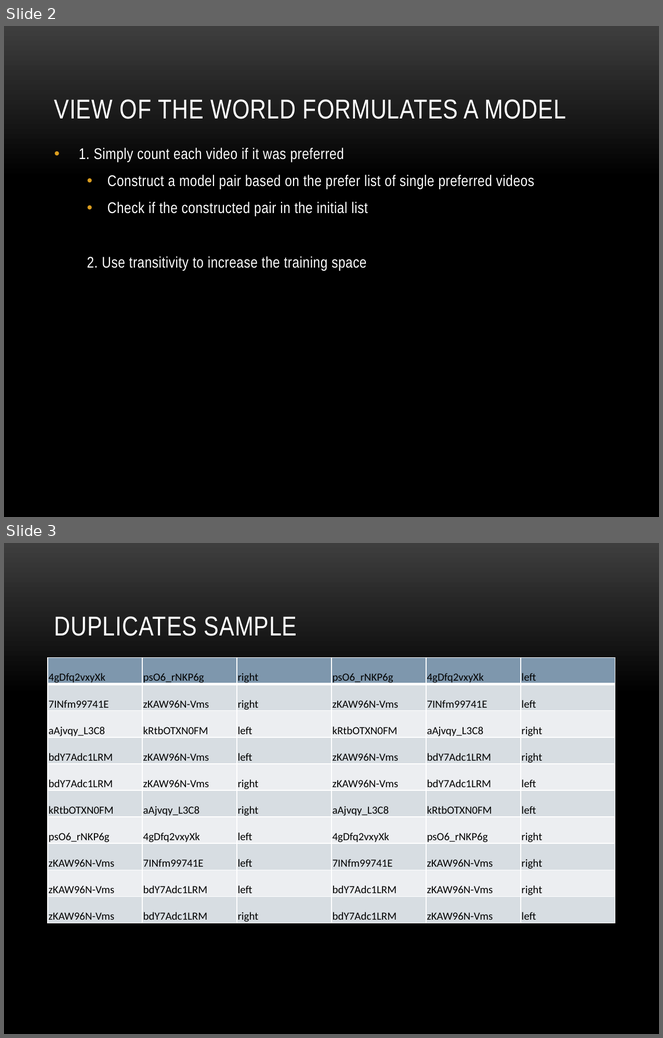
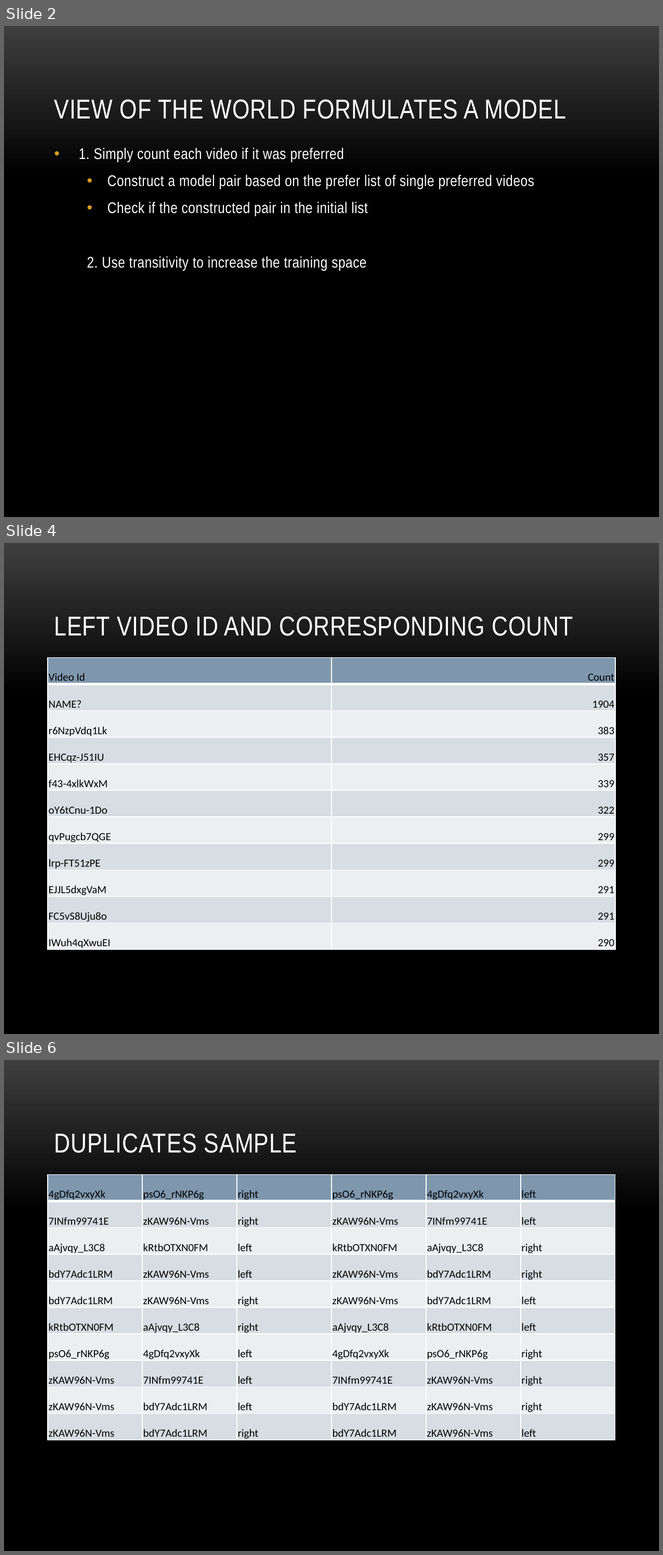
Before and after one commit to veravira/video-recom, a slide deck: src/main/script/sample.pptx. Shown one above the other, each under a label of ours: slides 2 and 3 before the commit, slides 2, 4 and 6 after it; the slides between them are not shown. The pictures are 663x1038 and 663x1555 pixels, drawn with LibreOffice and Linux fonts; fonts in the diff are those of the drawing; background and template pictures are left out. Boxes give left, top, right and bottom in pixels: in the first picture for what was removed or moved away, otherwise in the second. Text is boxed around its words. In the diff, an @@ line names an element or a change of style, - is before the commit and + after.

```diff
--- a/src/main/script/sample.pptx
+++ b/src/main/script/sample.pptx
@@ slide 4 added at [4,543,659,1034], background picture (left out) @@
@@ title added at [54,616,573,636], 30 pt, text #FFFFFF @@
+LEFT VIDEO ID AND CORRESPONDING COUNT
@@ table added at [48,657,616,951], 11 rows, 2 columns @@
+Video Id | Count
+NAME? | 1904
+r6NzpVdq1Lk | 383
+EHCqz-J51IU | 357
+f43-4xlkWxM | 339
+oY6tCnu-1Do | 322
+qvPugcb7QGE | 299
+lrp-FT51zPE | 299
+EJJL5dxgVaM | 291
+FC5vS8Uju8o | 291
+IWuh4qXwuEI | 290
@@ what was slide 3 is now slide 6 @@
```
Also in this commit, not shown: 2 other slides added, 4 other files.
